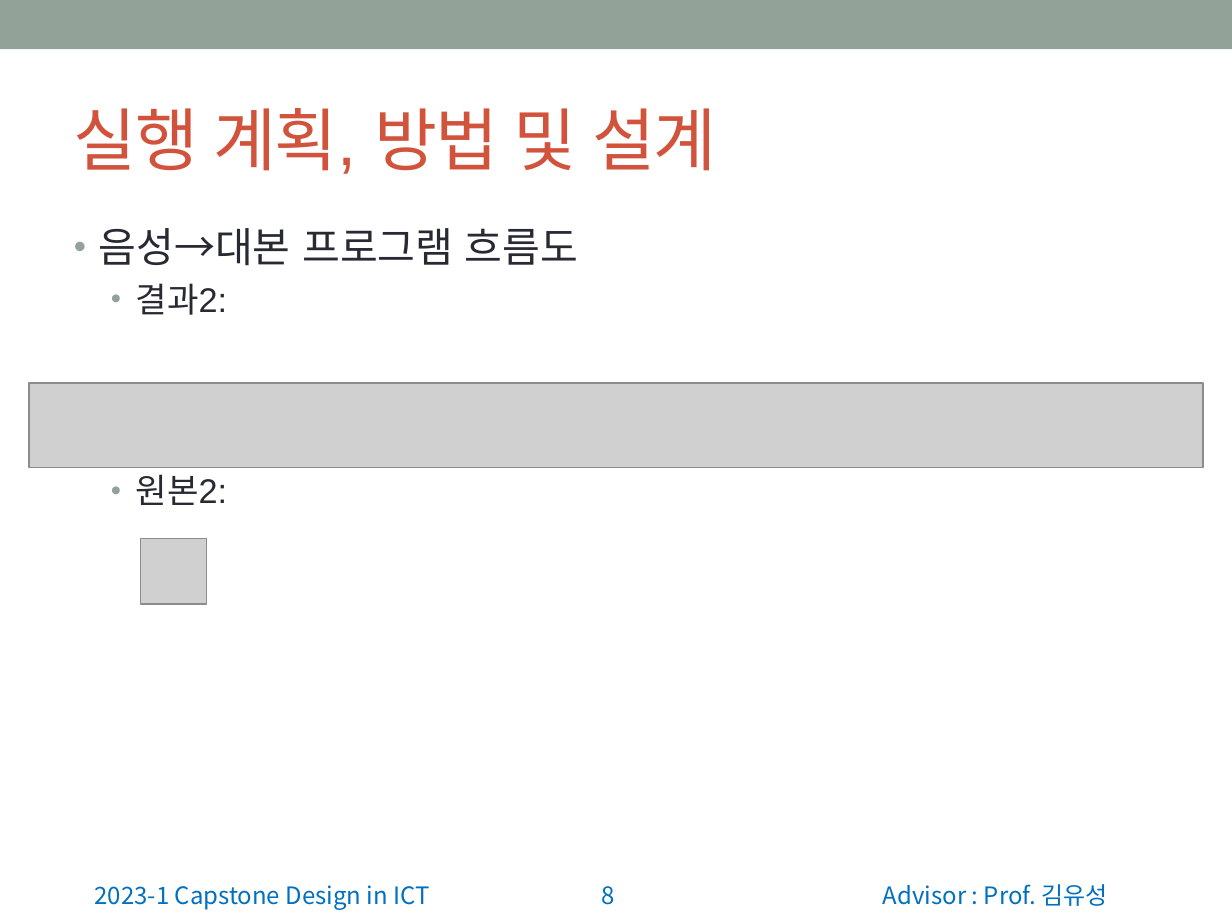
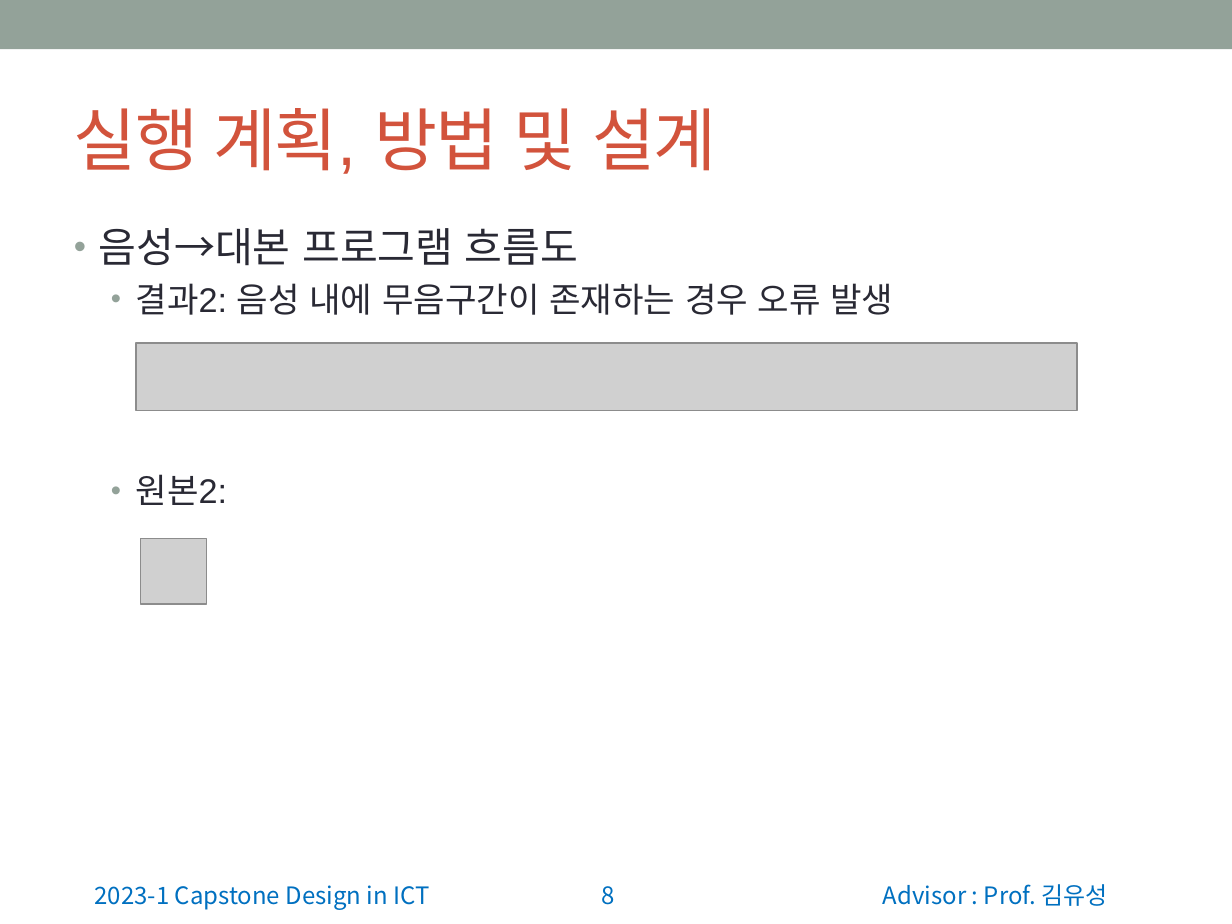
Before and after one commit to wonchul98/audio-to-summary, a slide deck: slide 8 of ppt/정보통신종합설계 중간발표 앞부분.pptx. Drawn at 1232x924 pixels with LibreOffice and Linux fonts; fonts in the diff are those of the drawing; grey boxes stand for pictures. Boxes give left, top, right and bottom in pixels: in the first picture for what was removed or moved away, otherwise in the second. Text is boxed around its words. In the diff, an @@ line names an element or a change of style, - is before the commit and + after.

```diff
--- a/ppt/정보통신종합설계 중간발표 앞부분.pptx
+++ b/ppt/정보통신종합설계 중간발표 앞부분.pptx
@@ text at (136,283,893,315): text changed @@
-  • 결과2:
+  • 결과2: 음성 내에 무음구간이 존재하는 경우 오류 발생
@@ picture: place and size @@
-picture at (30,383,1204,468)
+picture at (136,342,1077,410)
```
Also in this commit, not shown: 2 other slides changed.
